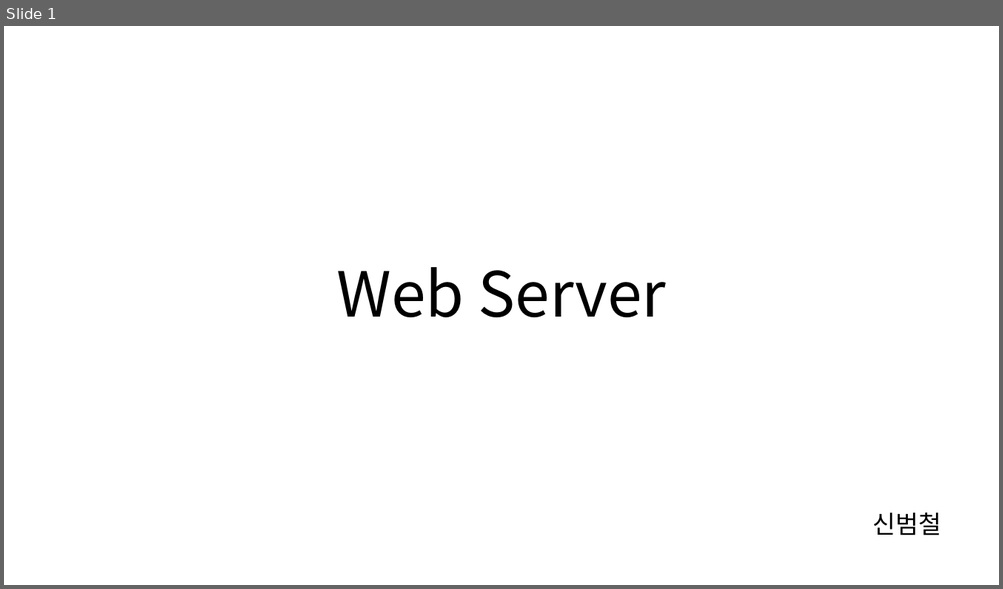
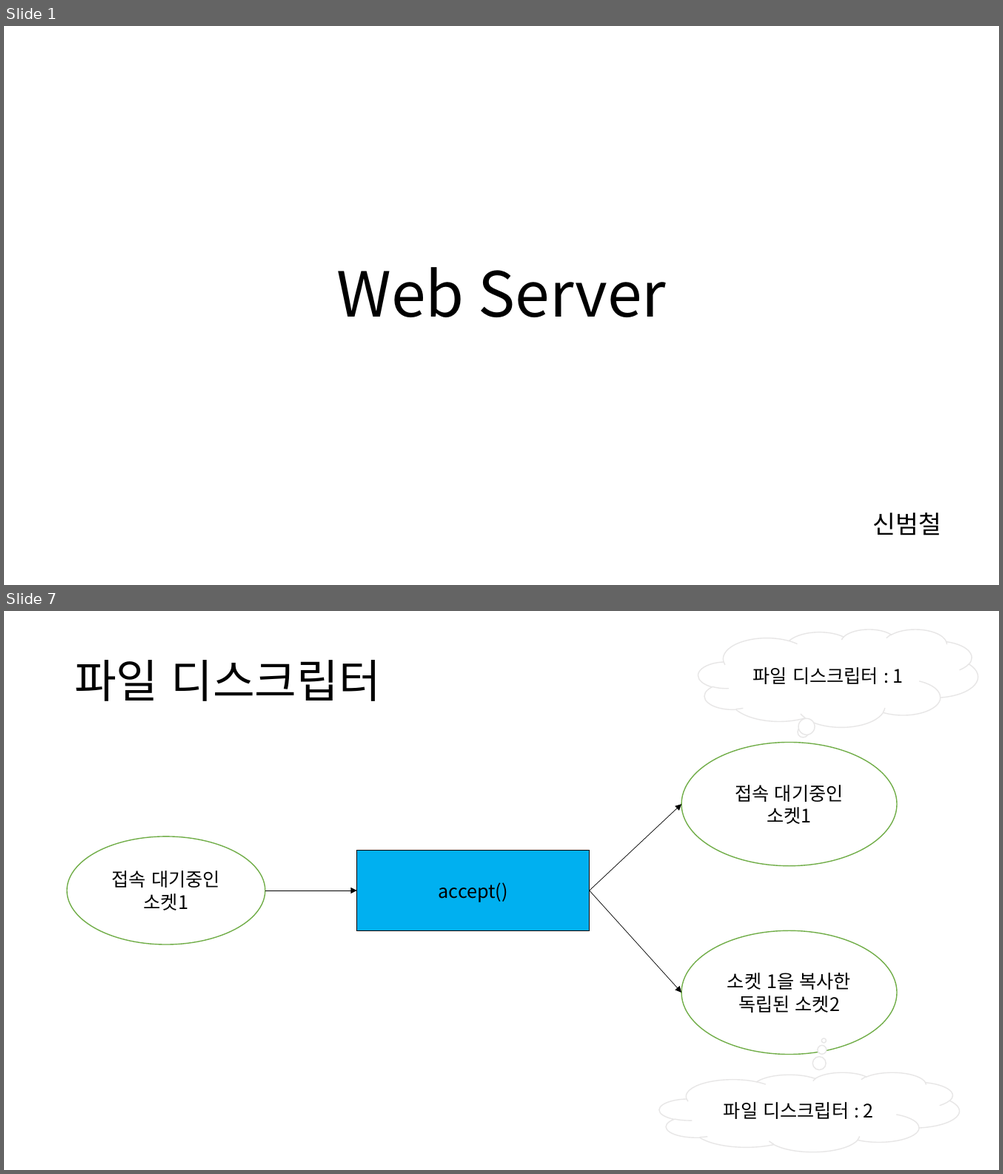
Before and after one commit to cs-study-org/cs-study, a slide deck: 16/beom/WebServer.pptx. Shown one above the other, each under a label of ours: slide 1 before the commit, slides 1 and 7 after it; the slides between them are not shown. The pictures are 1003x589 and 1003x1174 pixels, drawn with LibreOffice and Linux fonts; fonts in the diff are those of the drawing. Boxes give left, top, right and bottom in pixels: in the first picture for what was removed or moved away, otherwise in the second. Text is boxed around its words. In the diff, an @@ line names an element or a change of style, - is before the commit and + after.

```diff
--- a/16/beom/WebServer.pptx
+++ b/16/beom/WebServer.pptx
@@ slide 7 added at bbox=[4, 611, 999, 1170], background #FFFFFF @@
@@ thought cloud added at bbox=[698, 629, 978, 726], fill #FFFFFF, outline #E7E6E6 1 pt, 18 pt, text #000000 @@
+파일 디스크립터 : 1
@@ title added at bbox=[74, 660, 381, 701], 44 pt, text #000000 @@
+파일 디스크립터
@@ ellipse added at bbox=[681, 742, 897, 866], fill #FFFFFF, outline #70AD47 1 pt, 18 pt, text #000000 @@
+접속 대기중인 소켓1
@@ arrow added from (589, 891) to (681, 804), #000000 0.5 pt @@
@@ ellipse added at bbox=[67, 837, 265, 945], fill #FFFFFF, outline #70AD47 1 pt, 18 pt, text #000000 @@
+접속 대기중인 소켓1
@@ rectangle added at bbox=[357, 851, 589, 931], fill #00B0F0, outline #000000 1 pt, 18 pt, text #000000 @@
+accept()
@@ arrow added from (265, 891) to (357, 891), #000000 0.5 pt @@
@@ arrow added from (589, 891) to (681, 993), #000000 0.5 pt @@
@@ ellipse added at bbox=[681, 931, 897, 1055], fill #FFFFFF, outline #70AD47 1 pt, 18 pt, text #000000 @@
+소켓 1을 복사한 독립된 소켓2
@@ thought cloud added at bbox=[659, 1073, 959, 1153], fill #FFFFFF, outline #E7E6E6 1 pt, 18 pt, text #000000 @@
+파일 디스크립터 : 2
```
Also in this commit, not shown: 2 slides changed, 7 other slides added, 9 slides removed.
